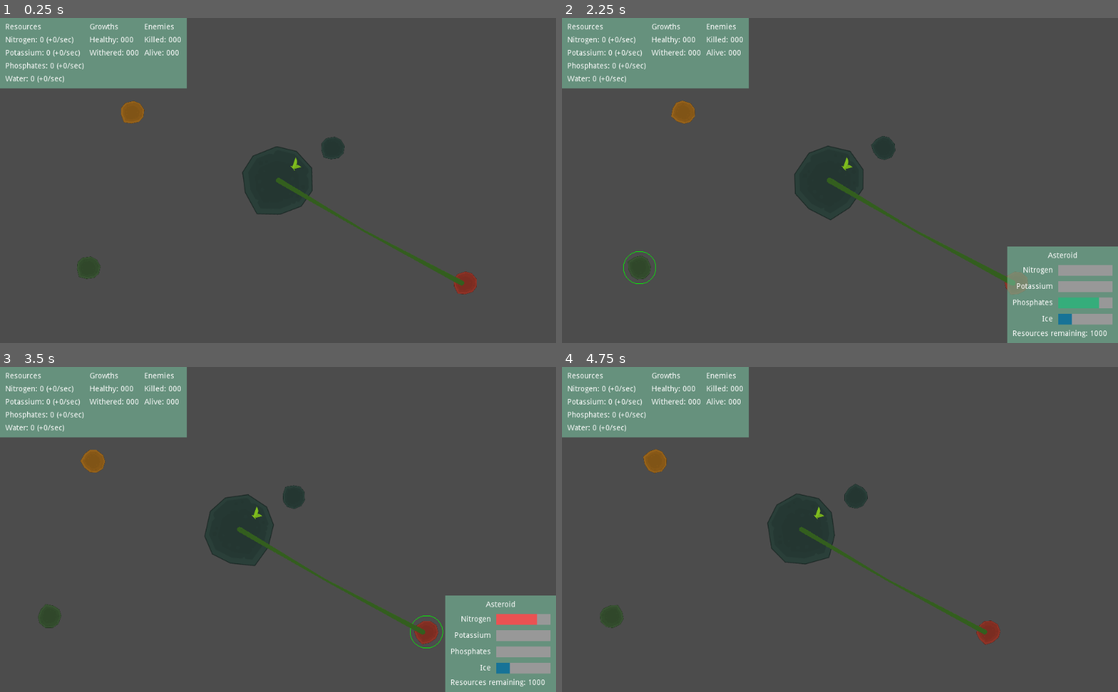
Above: before the commit, frames 1-4 (two rows, left to right).
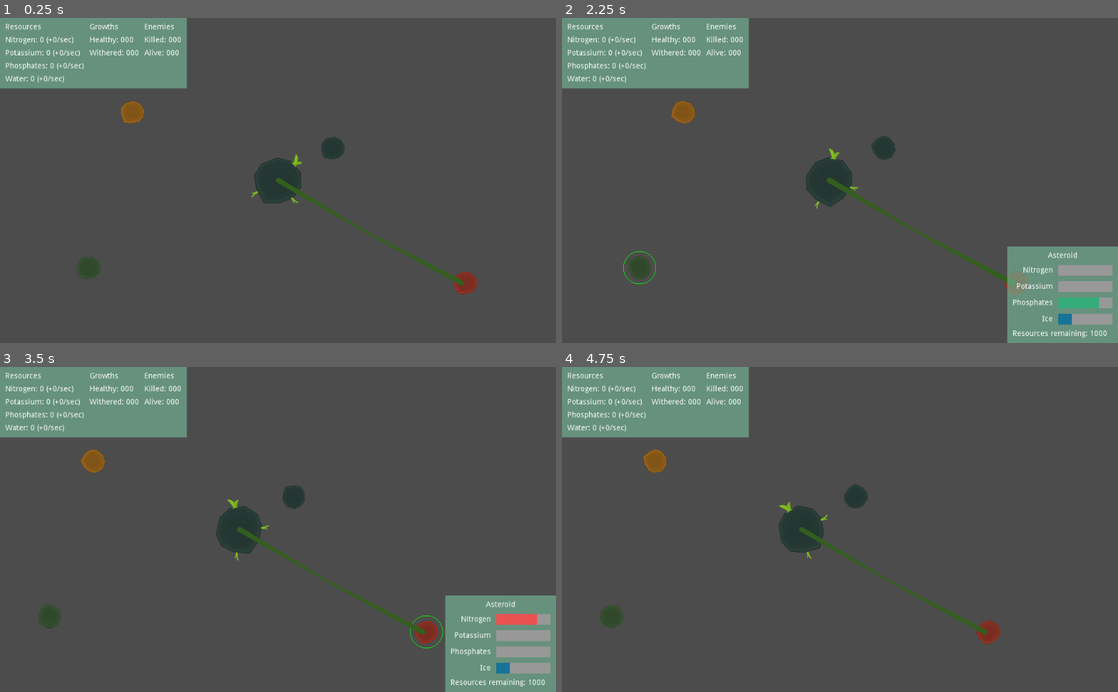
Above: after the commit, the same moments.

Repository: Bloodyaugust/kenney-jam-2022
Game: Godot game, scene res://main.tscn
Same seed, same stepped clock (60 frames per second), same inputs: the game is played once before the commit and once after it.
Inputs (mouse positions are in pixels of both pictures, inside the frame that each line leads up to):
- Up to frame 1 (0.25 s): no input
- Up to frame 2 (2.25 s): drag from (840, 180) to (695, 112) at 0.52 s; tap Enter at 1.25 s; drag from (695, 112) to (840, 180) at 1.27 s; move the mouse to (650, 268) at 2.02 s; hold Right (ui_right) from 2.03 s (still down); click (650, 268) at 2.17 s
- Up to frame 3 (3.5 s): release Right (ui_right) at 2.75 s; drag from (428, 630) to (94, 461) at 2.77 s
- Up to frame 4 (4.75 s): drag from (856, 497) to (990, 630) at 3.52 s; drag from (673, 480) to (990, 630) at 4.27 s

The runs differ from the first frame. In frame 1, 1.1% of the frame differs, in the area x 43-57%, y 39-61%; in frame 2, 1.1%, in the area x 41-55%, y 39-63%; in frame 3, 1.1%; in frame 4, 1.1%.

Commit message:
Tweakin data values and foliage placement

Diff:
--- a/actors/Asteroid.tscn
+++ b/actors/Asteroid.tscn
@@ -19,4 +19,6 @@
 [node name="CollisionShape2D" type="CollisionShape2D" parent="Area2D"]
 shape = SubResource( 1 )
 
+[node name="Foliage" type="Node2D" parent="."]
+
 [connection signal="input_event" from="Area2D" to="." method="_on_Area2D_input_event"]
--- a/actors/Growth.gd
+++ b/actors/Growth.gd
@@ -16,9 +16,9 @@
 var asteroid: Node2D
 
 onready var _connections: Node2D = $"%Connections"
-onready var _foliage: Node2D = $"%Foliage"
 
 var _asteroid_data: AsteroidData
+var _foliage: Node2D
 
 func _process(delta):
   for _child in _foliage.get_children():
@@ -32,14 +32,16 @@
 
   _asteroid_data = asteroid.data as AsteroidData
 
-  var _num_foliage: int = (randi() % 6) + 1
+  _foliage = asteroid.find_node("Foliage", true, false)
+
+  var _num_foliage: int = (randi() % 6) + 1 + _asteroid_data.size
   for _i in range(_num_foliage):
     var _new_foliage: Sprite = Sprite.new()
-    var _new_position: Vector2 = global_position + (Vector2(rand_range(-1, 1), rand_range(-1, 1)).normalized() * (_asteroid_data.size * rand_range(5, 15)))
+    var _new_position: Vector2 = global_position + (Vector2(rand_range(-1, 1), rand_range(-1, 1)).normalized() * (_asteroid_data.size * rand_range(20.0, 25.0)))
 
     _new_foliage.texture = FOLIAGE_SPRITES[randi() % FOLIAGE_SPRITES.size()]
     _new_foliage.scale = Vector2(0.4, 0.4)
     _new_foliage.global_position = _new_position
     _new_foliage.rotation = global_position.angle_to_point(_new_position) - PI / 2
-    _new_foliage.set_meta("scale_offset", rand_range(0, 1000))
+    _new_foliage.set_meta("scale_offset", rand_range(0, 10000))
     _foliage.add_child(_new_foliage)
--- a/data/asteroids/starter.tres
+++ b/data/asteroids/starter.tres
@@ -7,5 +7,5 @@
 nitrogen = 1.0
 potassium = 1.0
 phosphates = 1.0
-size = 3.0
+size = 2.0
 water = 5.0
--- a/main.tscn
+++ b/main.tscn
@@ -26,6 +26,9 @@
 [node name="Node2D" type="Node2D"]
 
 [node name="BetterCam" parent="." instance=ExtResource( 5 )]
+zoom_follow_scalar = 0.05
+zoom_min = 0.5
+zoom_max = 2.0
 
 [node name="Asteroid" parent="." instance=ExtResource( 1 )]
 data_resource = ExtResource( 2 )
